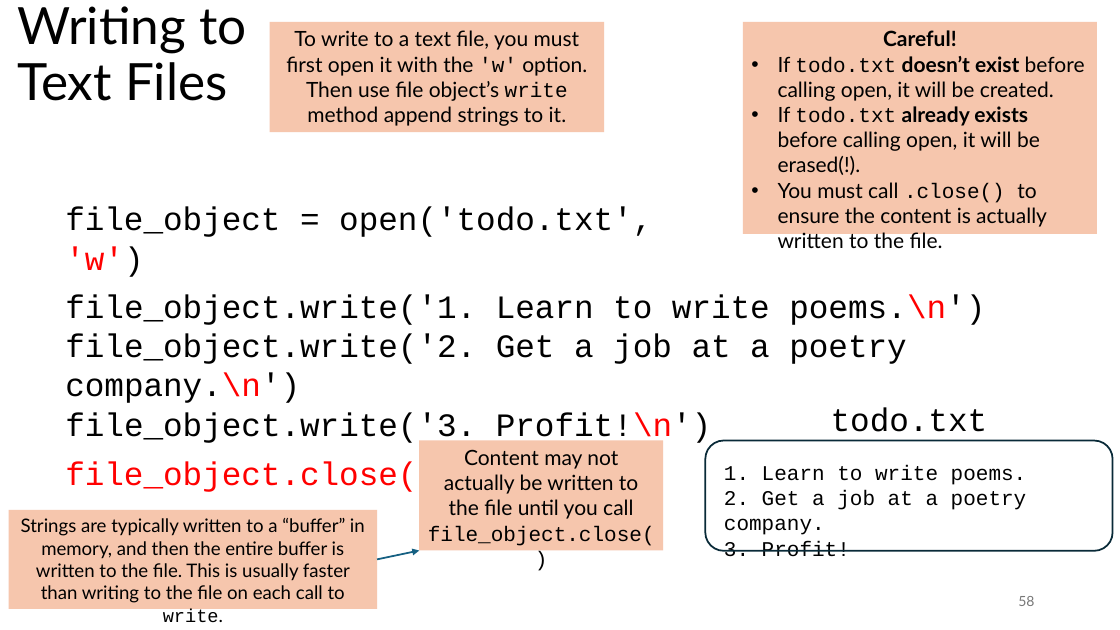
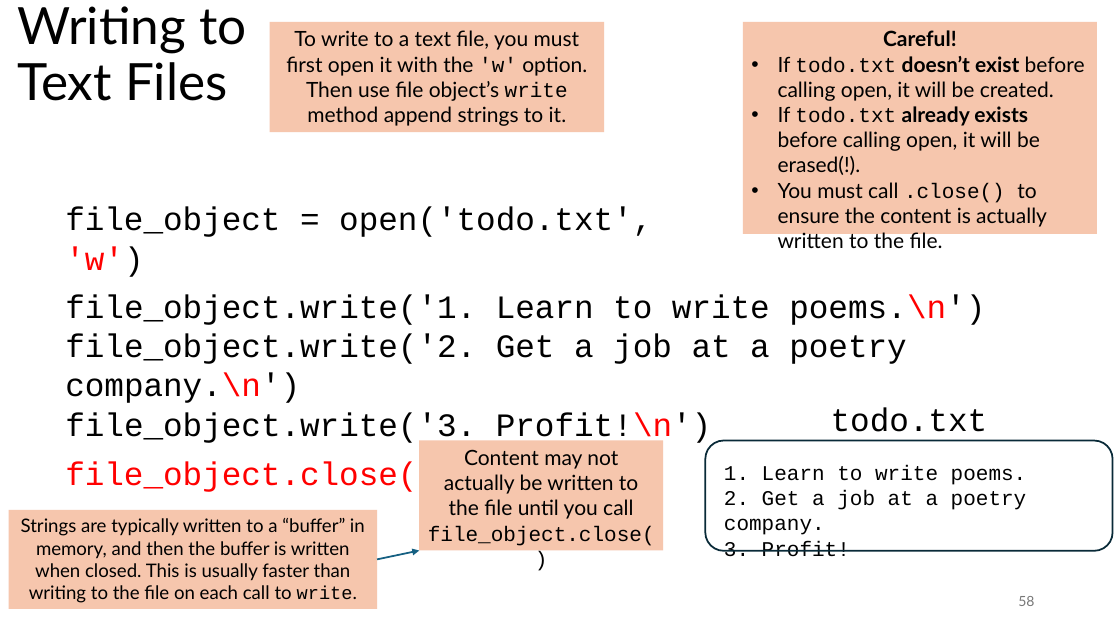
Before and after one commit to tjd1234/cmpt120fall2024, a slide deck: slide 58 of lecture_notes/chapter8/chapter8.pptx. Drawn at 1120x630 pixels with LibreOffice and Linux fonts; fonts in the diff are those of the drawing. Boxes give left, top, right and bottom in pixels: in the first picture for what was removed or moved away, otherwise in the second. Text is boxed around its words. In the diff, an @@ line names an element or a change of style, - is before the commit and + after.

Commit message:
updated

```diff
--- a/lecture_notes/chapter8/chapter8.pptx
+++ b/lecture_notes/chapter8/chapter8.pptx
@@ text in rectangle at (21,518,365,603): text changed @@
-Strings are typically written to a “buffer” in memory, and then the entire buffer is written to the file. This is usually faster than writing to the file on each call to write.
+Strings are typically written to a “buffer” in memory, and then the buffer is written when closed. This is usually faster than writing to the file on each call to write.
```
